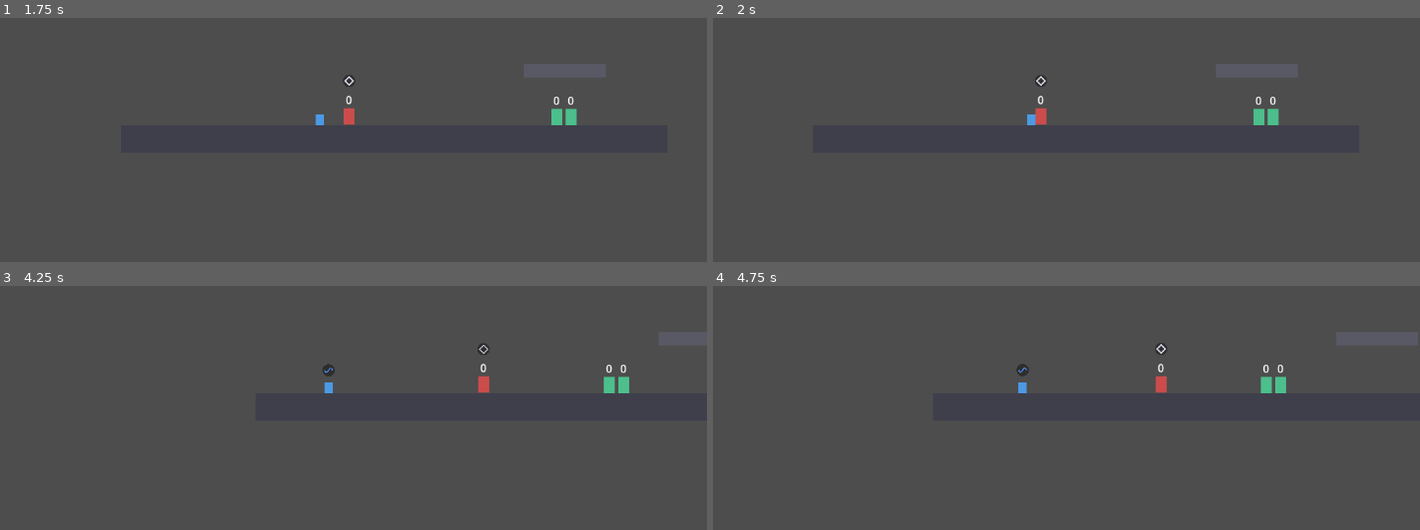
Above: before the commit, frames 1-4 (two rows, left to right).
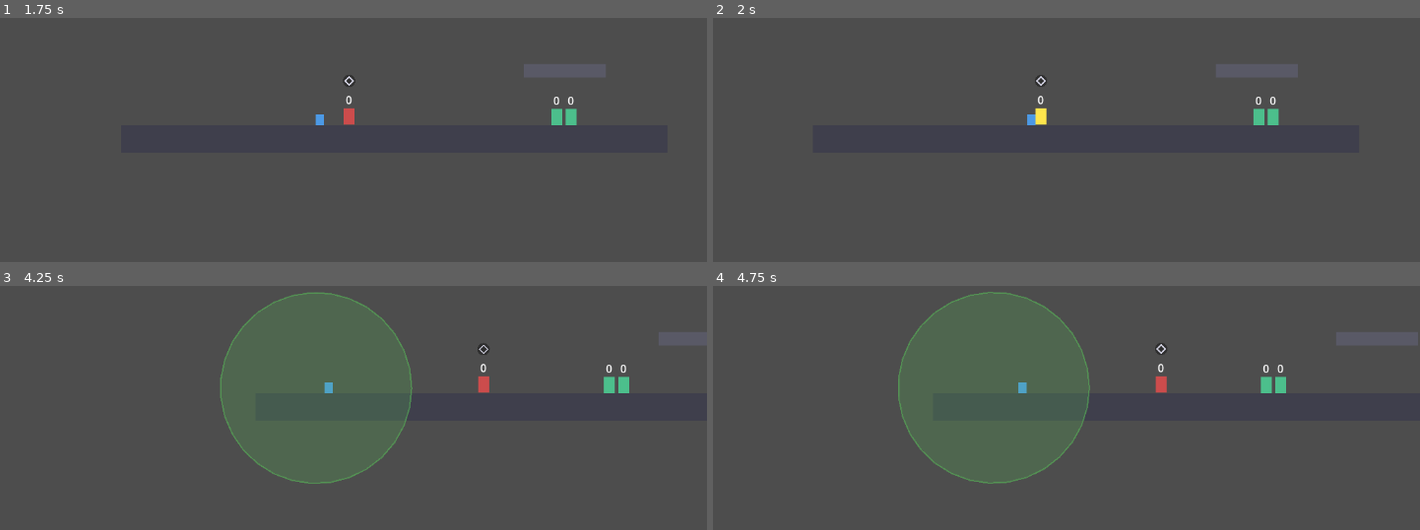
Above: after the commit, the same moments.

Repository: dry700/Elemental-Combat
Game: Godot game, scene res://scenes/world/test_arena.tscn
The game is run twice, just before and just after one commit, with the same random seed, the same clock (stepped at 60 frames per second) and the same inputs.
Inputs (mouse positions are in pixels of both pictures, inside the frame that each line leads up to):
- Up to frame 1 (1.75 s): move the mouse to (487, 98) at 0.52 s; hold D (move_right) from 0.53 s (still down); click (487, 98) at 0.6 s; tap Space (jump) at 0.77, 1.52 s; move the mouse to (155, 142) at 1.27 s; click (155, 142) at 1.35 s
- Up to frame 2 (2 s): keep holding D (move_right)
- Up to frame 3 (4.25 s): move the mouse to (388, 290) at 2.02 s; release D (move_right) at 2.03 s; hold A (move_left) 2.03-2.78 s; right-click (388, 290) at 2.1 s; click (388, 290) at 2.3 s; move the mouse to (275, 476) at 2.77 s; hold D (move_right) from 2.78 s (still down); tap Shift (dodge) at 2.85 s; tap Space (jump) at 3.02, 3.77 s; click (275, 476) at 3.05 s; move the mouse to (551, 454) at 3.52 s; click (551, 454) at 3.6 s; tap Q (skill_1) at 4.15 s
- Up to frame 4 (4.75 s): move the mouse to (790, 322) at 4.27 s; release D (move_right) at 4.28 s; hold A (move_left) from 4.28 s (still down); click (790, 322) at 4.35 s; tap Space (jump) at 4.52 s

Frame 1 is identical in both runs. In frame 2, 0.1% of the frame differs, in the area x 45-48%, y 36-44%; in frame 3, 17%, in the area x 31-59%, y 2-82%; in frame 4, 17%.

Commit message:
attack enemies ai

Diff:
--- /dev/null
+++ b/scenes/enemies/enemy_combat_ai.gd
@@ -0,0 +1,124 @@
+class_name EnemyCombatAI
+extends Node2D
+## Basic melee AI (Appendix A.6): aggro, chase-or-hold, telegraph, attack,
+## cooldown. Composed the same way ElementalCombatant is — TestDummy
+## (StaticBody2D) and PatrolDummy (CharacterBody2D) share no common
+## ancestor, so this can't be a base class either.
+##
+## The owner stays responsible for actual movement — this component only
+## decides WHETHER to chase (should_chase()) and drives its own Hitbox
+## for the attack itself, same split PatrolDummy already has between its
+## own patrol movement and ElementalCombatant's reaction state.
+##
+## Usage: create with .new(), set `stats` (and `can_chase` if the owner
+## can't move) BEFORE add_child() — read once in _ready() to size the
+## hitbox — then each physics frame call update(delta, player_pos) and
+## read should_chase() to decide whether to move toward the player.
+
+enum State { IDLE, CHASE, TELEGRAPH, ACTIVE, COOLDOWN }
+
+@export var stats: EnemyStats
+## False for enemies that can never move (TestDummy) — update() still
+## handles aggro/attack/cooldown identically either way; only
+## should_chase()'s true branch changes.
+@export var can_chase: bool = true
+
+## Fires the instant a telegraph starts — owner uses this for a colour
+## flash/tell. is_special distinguishes the Charge-1 vs Charge-2 wind-up.
+signal telegraph_started(is_special: bool)
+
+var _state: State = State.IDLE
+var _timer: float = 0.0
+var _cooldown_timer: float = 0.0
+var _attack_count: int = 0
+var _current_is_special: bool = false
+
+var _hitbox: Hitbox
+
+
+func _ready() -> void:
+	_hitbox = Hitbox.new()
+	_hitbox.monitoring = false
+	_hitbox.collision_layer = 0
+	_hitbox.collision_mask = 2  ## Hurtbox layer — same convention as the player's own Hitbox.
+	var shape := CollisionShape2D.new()
+	var circle := CircleShape2D.new()
+	circle.radius = (stats.attack_range if stats != null else 26.0) * 0.6
+	shape.shape = circle
+	_hitbox.add_child(shape)
+	add_child(_hitbox)
+	# owner can only be set once the node is actually IN the tree as a
+	# descendant of that owner — must come after add_child() above, not
+	# before. Hitbox's self-hit guard compares hurtbox.owner == owner
+	# (the Node.owner property, not get_parent()), and hit_data.source is
+	# set from this same .owner, so this is what makes the enemy's own
+	# Hurtbox correctly excluded AND makes ICD / bystander-exclusion /
+	# Vũ's attacker lookup all resolve correctly downstream, since they
+	# all key off hit_data.source.get("elemental").
+	_hitbox.owner = get_parent()
+
+
+func should_chase() -> bool:
+	return can_chase and _state == State.CHASE
+
+
+func is_engaged() -> bool:
+	return _state != State.IDLE
+
+
+## Call once per physics frame from the owner, passing the PLAYER's
+## global position.
+func update(delta: float, player_global_pos: Vector2) -> void:
+	if stats == null:
+		return
+
+	_cooldown_timer = maxf(_cooldown_timer - delta, 0.0)
+	var distance := global_position.distance_to(player_global_pos)
+
+	match _state:
+		State.IDLE:
+			if distance <= stats.aggro_range:
+				_state = State.CHASE
+		State.CHASE:
+			if distance > stats.aggro_range:
+				_state = State.IDLE
+			elif distance <= stats.attack_range:
+				if _cooldown_timer <= 0.0:
+					_start_telegraph()
+				else:
+					_state = State.COOLDOWN  ## In range, but still cooling down — hold, don't press in.
+		State.TELEGRAPH, State.ACTIVE:
+			_timer -= delta
+			if _state == State.TELEGRAPH and _timer <= 0.0:
+				_start_active_window()
+			elif _state == State.ACTIVE and _timer <= 0.0:
+				_end_attack()
+		State.COOLDOWN:
+			if distance > stats.aggro_range:
+				_state = State.IDLE
+			elif _cooldown_timer <= 0.0:
+				_state = State.CHASE
+
+
+func _start_telegraph() -> void:
+	_attack_count += 1
+	_current_is_special = (_attack_count % stats.special_attack_every) == 0
+	_state = State.TELEGRAPH
+	_timer = stats.special_telegraph_duration if _current_is_special else stats.telegraph_duration
+	telegraph_started.emit(_current_is_special)
+
+
+func _start_active_window() -> void:
+	_state = State.ACTIVE
+	_timer = stats.active_window
+	_hitbox.damage = stats.damage
+	_hitbox.knockback_strength = stats.knockback_strength
+	_hitbox.element = stats.element
+	_hitbox.charge = 2 if _current_is_special else 1
+	_hitbox.enable()
+
+
+func _end_attack() -> void:
+	_hitbox.disable()
+	_cooldown_timer = stats.attack_cooldown
+	_state = State.COOLDOWN
--- /dev/null
+++ b/scenes/enemies/enemy_stats.gd
@@ -0,0 +1,36 @@
+class_name EnemyStats
+extends Resource
+## Describes one enemy's basic combat AI (Appendix A.6). Mirrors
+## WeaponStats' role for the player: authored/tuned as .tres assets,
+## read by EnemyCombatAI rather than hardcoded per-enemy-script.
+##
+## A.6 draws exactly two tiers relevant here: "normal" (element = NONE,
+## pure combat-skill encounter) and "elemental spirit" (one innate
+## element, attacks apply that element to the player) — both are just
+## this same resource with element set or left at NONE, no separate
+## enemy class needed. Bosses (up to two elements, phase-based) are an
+## explicit Sprint 3 stretch goal per A.6 and aren't covered here.
+
+@export var aggro_range: float = 180.0   ## Player within this: enemy notices and engages.
+@export var attack_range: float = 26.0   ## Player within this (and aggroed): attacks instead of chasing.
+@export var chase_speed: float = 70.0    ## Ignored by stationary enemies (can_chase = false) — see EnemyCombatAI.
+
+@export var damage: float = 8.0
+@export var knockback_strength: float = 220.0
+@export var attack_cooldown: float = 1.2 ## Gap between one attack ending and the next telegraph starting.
+
+## A.6: "Basic enemy attacks apply Charge 1; special/telegraphed attacks
+## apply Charge 2 — mirrors the player weapon rules." Every attack here
+## already telegraphs (an instant hit isn't fair without player
+## counterplay) — "special" means a longer telegraph and the higher
+## Charge that comes with it.
+@export var element: StringName = Elements.NONE
+@export var telegraph_duration: float = 0.35        ## Basic attack — Charge 1.
+@export var special_telegraph_duration: float = 0.7 ## Special attack — Charge 2.
+@export var active_window: float = 0.15              ## How long the hitbox stays on after telegraph ends.
+
+## Every Nth attack (1-indexed) is a special instead of basic — a fixed
+## rhythm, not random chance, so a player fighting the same enemy
+## repeatedly can learn and react to it. A.6's "natural tutorial for one
+## reaction" only works if the telegraph is learnable, not a coin flip.
+@export var special_attack_every: int = 3
--- /dev/null
+++ b/scenes/enemies/kim_spirit_stats.tres
@@ -0,0 +1,15 @@
+[gd_resource type="Resource" script_class="EnemyStats" format=3 uid="uid://b8bhb0xhaxiha"]
+
+[ext_resource type="Script" uid="uid://dumwspw37ptk4" path="res://scenes/enemies/enemy_stats.gd" id="1"]
+
+[resource]
+script = ExtResource("1")
+aggro_range = 160.0
+attack_range = 30.0
+chase_speed = 0.0
+damage = 6.0
+knockback_strength = 180.0
+attack_cooldown = 1.4
+element = &"kim"
+telegraph_duration = 0.4
+special_telegraph_duration = 0.75
--- /dev/null
+++ b/scenes/enemies/neutral_brawler_stats.tres
@@ -0,0 +1,14 @@
+[gd_resource type="Resource" script_class="EnemyStats" format=3 uid="uid://d38c6srgn8rcd"]
+
+[ext_resource type="Script" uid="uid://dumwspw37ptk4" path="res://scenes/enemies/enemy_stats.gd" id="1"]
+
+[resource]
+script = ExtResource("1")
+aggro_range = 150.0
+attack_range = 22.0
+chase_speed = 90.0
+attack_cooldown = 1.1
+telegraph_duration = 0.3
+special_telegraph_duration = 0.6
+active_window = 0.14
+special_attack_every = 4
--- a/scenes/enemies/patrol_dummy.gd
+++ b/scenes/enemies/patrol_dummy.gd
@@ -1,31 +1,36 @@
 class_name PatrolDummy
 extends CharacterBody2D
-## A moving test target — same reaction handling as TestDummy (via the
-## shared ElementalCombatant component), plus actual movement, so
-## SlowEffect and DisableEffect have something real to slow or freeze
-## instead of only showing through a colour tint. Patrols back and forth
-## between two points around its spawn position; that's the entire "AI"
-## here — no chasing, no attacking the player yet.
+## Moving test target — same reaction handling as TestDummy, plus actual
+## movement, now doubling as a chasing melee enemy (A.6) when enemy_stats
+## is assigned. Patrols normally until the player enters aggro_range, at
+## which point combat_ai takes over movement entirely until the player
+## leaves range again.
 
 @export var patrol_speed: float = 60.0
-@export var patrol_distance: float = 120.0  ## Each direction, from spawn position.
+@export var patrol_distance: float = 120.0
 @export var flash_duration: float = 0.08
 @export var starting_element: StringName = Elements.NONE
 @export var starting_charge: int = 1
 @export var starting_armor: float = 10.0
+@export var enemy_stats: EnemyStats  ## A.6 — null keeps this a pure patrol-and-take-damage target, same as before.
 
 const SLOWED_TINT: Color = Color(0.55, 0.75, 1.0)
 const DISABLED_TINT: Color = Color(1.0, 0.55, 0.25)
+const TELEGRAPH_TINT: Color = Color(1.0, 0.9, 0.3)
+const SPECIAL_TELEGRAPH_TINT: Color = Color(1.0, 0.5, 0.9)
 
 @onready var hurtbox: Hurtbox = $Hurtbox
 @onready var visual: Polygon2D = $PlaceholderVisual
 @onready var damage_label: Label = $DamageLabel
 
 var elemental := ElementalCombatant.new()
+var combat_ai: EnemyCombatAI
 
 var _total_damage_taken: float = 0.0
 var _base_color: Color
 var _is_flashing: bool = false
+var _is_telegraphing: bool = false
+var _telegraph_is_special: bool = false
 var _spawn_x: float
 var _patrol_direction: int = 1
 
@@ -37,9 +42,17 @@
 
 	elemental.indicator_offset = Vector2(0, -52)
 	elemental.armor = starting_armor
+	elemental.innate_element = starting_element
 	add_child(elemental)
 	elemental.bonus_damage_dealt.connect(_on_bonus_damage_dealt)
 	elemental.apply_starting_status(starting_element, starting_charge)
+
+	if enemy_stats != null:
+		combat_ai = EnemyCombatAI.new()
+		combat_ai.stats = enemy_stats
+		combat_ai.can_chase = true
+		add_child(combat_ai)
+		combat_ai.telegraph_started.connect(_on_telegraph_started)
 
 
 func _physics_process(delta: float) -> void:
@@ -54,14 +67,36 @@
 		var gravity: float = ProjectSettings.get_setting("physics/2d/default_gravity")
 		velocity.y += gravity * delta
 
-	_process_patrol()
+	var player := get_tree().get_first_node_in_group("player") as Node2D
+	if combat_ai != null and player != null:
+		combat_ai.update(delta, player.global_position)
+
+	if combat_ai != null and combat_ai.is_engaged():
+		_process_combat_movement(player)
+	else:
+		_process_patrol()
+
 	move_and_slide()
+
+
+## Aggroed (chasing, telegraphing, or attacking) — overrides ordinary
+## patrol movement entirely, same override relationship
+## elemental.is_disabled() already has over patrol below.
+func _process_combat_movement(player: Node2D) -> void:
+	if elemental.is_disabled():
+		velocity.x = 0.0
+		return
+	if combat_ai.should_chase() and player != null:
+		var dir: float = sign(player.global_position.x - global_position.x)
+		velocity.x = dir * combat_ai.stats.chase_speed * elemental.get_speed_multiplier()
+	else:
+		velocity.x = 0.0  ## Telegraphing/attacking/in-range-on-cooldown — holds position.
 
 
 func _process_patrol() -> void:
 	if elemental.is_disabled():
-		velocity.x = 0.0  # Rooted/staggered/stunned — no movement at all,
-		return            # not even a slowed crawl.
+		velocity.x = 0.0
+		return
 
 	if global_position.x >= _spawn_x + patrol_distance:
 		_patrol_direction = -1
@@ -72,6 +107,8 @@
 
 
 func _resting_color() -> Color:
+	if _is_telegraphing:
+		return SPECIAL_TELEGRAPH_TINT if _telegraph_is_special else TELEGRAPH_TINT
 	if elemental.is_disabled():
 		return DISABLED_TINT
 	if elemental.is_slowed():
@@ -85,7 +122,6 @@
 	elemental.handle_hit(hit_data)
 
 
-## Wildfire's chain (A.7 Link) landed on this dummy.
 func _on_bonus_damage_dealt(amount: float) -> void:
 	_apply_damage(amount)
 
@@ -102,3 +138,11 @@
 	await get_tree().create_timer(flash_duration).timeout
 	_is_flashing = false
 	visual.color = _resting_color()
+
+
+func _on_telegraph_started(is_special: bool) -> void:
+	_is_telegraphing = true
+	_telegraph_is_special = is_special
+	var total := (combat_ai.stats.special_telegraph_duration if is_special else combat_ai.stats.telegraph_duration) + combat_ai.stats.active_window
+	await get_tree().create_timer(total).timeout
+	_is_telegraphing = false
--- a/scenes/enemies/patrol_dummy.tscn
+++ b/scenes/enemies/patrol_dummy.tscn
@@ -8,6 +8,12 @@
 
 [node name="PatrolDummy" type="CharacterBody2D" unique_id=928974705]
 script = ExtResource("1_patrol")
+patrol_speed = null
+patrol_distance = null
+flash_duration = null
+starting_element = null
+starting_charge = null
+starting_armor = null
 
 [node name="CollisionShape2D" type="CollisionShape2D" parent="." unique_id=1873276997]
 shape = SubResource("RectangleShape2D_patrol")
--- a/scenes/enemies/test_dummy.gd
+++ b/scenes/enemies/test_dummy.gd
@@ -1,35 +1,36 @@
 class_name TestDummy
 extends StaticBody2D
-## Sprint 2 elemental reaction test target. Static (StaticBody2D), so
-## SlowEffect/DisableEffect only ever show as a colour tint here, not
-## actual movement — see PatrolDummy for a moving target that shows both
-## for real. All reaction logic now lives in ElementalCombatant (composed,
-## not inherited — StaticBody2D and CharacterBody2D don't share a useful
-## common ancestor); this script is just visuals + raw damage bookkeeping.
+## Sprint 2 elemental reaction test target, now doubling as a stationary
+## "turret" enemy (A.6) when enemy_stats is assigned. Static (StaticBody2D),
+## so it can never chase — combat_ai.can_chase is forced false and it
+## simply attacks whenever the player wanders into attack_range.
 
 @export var flash_duration: float = 0.08
 @export var starting_element: StringName = Elements.KIM
 @export var starting_charge: int = 1
 @export var starting_armor: float = 10.0
+@export var enemy_stats: EnemyStats  ## A.6 — null keeps this a pure punching bag with zero AI, same as before.
 
-## Pale blue while SlowEffect is active — TestDummy is a StaticBody2D and
-## never moves, so this tint is the only visible confirmation a slow
-## (Condensation, Silt) actually landed.
 const SLOWED_TINT: Color = Color(0.55, 0.75, 1.0)
-## Orange while DisableEffect (stagger/stun/root) is active. Takes priority
-## over the slow tint if both happen to be active — "can't act" reads as
-## the more severe state.
 const DISABLED_TINT: Color = Color(1.0, 0.55, 0.25)
+## Telegraph tints take priority over slow/disabled — a wind-up about to
+## land is the most actionable thing on screen right now (A.6's "natural
+## tutorial" framing only works if the tell is legible).
+const TELEGRAPH_TINT: Color = Color(1.0, 0.9, 0.3)
+const SPECIAL_TELEGRAPH_TINT: Color = Color(1.0, 0.5, 0.9)
 
 @onready var hurtbox: Hurtbox = $Hurtbox
 @onready var visual: Polygon2D = $PlaceholderVisual
 @onready var damage_label: Label = $DamageLabel
 
 var elemental := ElementalCombatant.new()
+var combat_ai: EnemyCombatAI
 
 var _total_damage_taken: float = 0.0
 var _base_color: Color
 var _is_flashing: bool = false
+var _is_telegraphing: bool = false
+var _telegraph_is_special: bool = false
 
 
 func _ready() -> void:
@@ -38,21 +39,36 @@
 
 	elemental.indicator_offset = Vector2(0, -52)  ## Above the DamageLabel (-36..-16).
 	elemental.armor = starting_armor
+	elemental.innate_element = starting_element  ## A.6 spirit re-tag — see ElementalCombatant.tick().
 	add_child(elemental)
 	elemental.bonus_damage_dealt.connect(_on_bonus_damage_dealt)
 	elemental.apply_starting_status(starting_element, starting_charge)
 
+	if enemy_stats != null:
+		combat_ai = EnemyCombatAI.new()
+		combat_ai.stats = enemy_stats
+		combat_ai.can_chase = false  ## StaticBody2D — attacks in place, never moves.
+		add_child(combat_ai)
+		combat_ai.telegraph_started.connect(_on_telegraph_started)
 
-func _physics_process(_delta: float) -> void:
-	var dot_damage := elemental.tick(_delta)
+
+func _physics_process(delta: float) -> void:
+	var dot_damage := elemental.tick(delta)
 	if dot_damage > 0.0:
 		_apply_damage(dot_damage)
+
+	if combat_ai != null:
+		var player := get_tree().get_first_node_in_group("player") as Node2D
+		if player != null:
+			combat_ai.update(delta, player.global_position)
 
 	if not _is_flashing:
 		visual.color = _resting_color()
 
 
 func _resting_color() -> Color:
+	if _is_telegraphing:
+		return SPECIAL_TELEGRAPH_TINT if _telegraph_is_special else TELEGRAPH_TINT
 	if elemental.is_disabled():
 		return DISABLED_TINT
 	if elemental.is_slowed():
@@ -83,3 +99,14 @@
 	await get_tree().create_timer(flash_duration).timeout
 	_is_flashing = false
 	visual.color = _resting_color()
+
+
+## No separate "attack ended" signal exists on EnemyCombatAI — this timer
+## is sized to exactly the telegraph + active window it just started,
+## same await-timer approach _flash() already uses above.
+func _on_telegraph_started(is_special: bool) -> void:
+	_is_telegraphing = true
+	_telegraph_is_special = is_special
+	var total := (combat_ai.stats.special_telegraph_duration if is_special else combat_ai.stats.telegraph_duration) + combat_ai.stats.active_window
+	await get_tree().create_timer(total).timeout
+	_is_telegraphing = false
--- a/scenes/player/player.gd
+++ b/scenes/player/player.gd
@@ -393,6 +393,7 @@
 
 
 func _on_hurtbox_hit(hit_data: HitData) -> void:
+	current_health = maxf(current_health - hit_data.damage, 0.0)
 	velocity += hit_data.knockback
 	HitStop.freeze(0.05)
 	elemental.handle_hit(hit_data)
--- a/scenes/world/test_arena.tscn
+++ b/scenes/world/test_arena.tscn
@@ -4,9 +4,11 @@
 [ext_resource type="PackedScene" path="res://scenes/enemies/test_dummy.tscn" id="2_dummy"]
 [ext_resource type="Resource" path="res://scripts/resources/weapons/training_spear.tres" id="3_4vrqs"]
 [ext_resource type="Resource" uid="uid://jj5lubul6ds" path="res://scripts/resources/weapons/training_dagger.tres" id="3_vpfk0"]
+[ext_resource type="Resource" path="res://scripts/resources/skills/overgrowth_snare.tres" id="4_u8yuk"]
 [ext_resource type="PackedScene" uid="uid://btt5dbn4i3e7r" path="res://scenes/enemies/patrol_dummy.tscn" id="5_vpfk0"]
-[ext_resource type="Resource" path="res://scripts/resources/skills/ignite_dart.tres" id="6_skill1"]
-[ext_resource type="Resource" path="res://scripts/resources/skills/cleansing_tide.tres" id="7_skill2"]
+[ext_resource type="Resource" uid="uid://ck7psobfj0h6l" path="res://scripts/resources/skills/ignite_dart.tres" id="6_skill1"]
+[ext_resource type="Resource" uid="uid://b8bhb0xhaxiha" path="res://scenes/enemies/kim_spirit_stats.tres" id="8_enemystats1"]
+[ext_resource type="Resource" uid="uid://d38c6srgn8rcd" path="res://scenes/enemies/neutral_brawler_stats.tres" id="9_enemystats2"]
 
 [sub_resource type="RectangleShape2D" id="RectangleShape2D_ground"]
 size = Vector2(800, 40)
@@ -45,14 +47,29 @@
 collision_mask = 5
 weapon = ExtResource("3_vpfk0")
 secondary_weapon = ExtResource("3_4vrqs")
-skill_1 = ExtResource("7_skill2")
+skill_1 = ExtResource("4_u8yuk")
 skill_2 = ExtResource("6_skill1")
 
 [node name="TestDummy" parent="." unique_id=731283486 instance=ExtResource("2_dummy")]
 position = Vector2(-66, 187)
+enemy_stats = ExtResource("8_enemystats1")
 
 [node name="PatrolDummy" parent="." unique_id=674837910 instance=ExtResource("5_vpfk0")]
 position = Vector2(154, 186)
+patrol_speed = 60.0
+patrol_distance = 120.0
+flash_duration = 0.08
+starting_element = &"none"
+starting_charge = 1
+starting_armor = 10.0
+enemy_stats = ExtResource("9_enemystats2")
 
 [node name="PatrolDummy2" parent="." unique_id=928974705 instance=ExtResource("5_vpfk0")]
 position = Vector2(133, 186)
+patrol_speed = 60.0
+patrol_distance = 120.0
+flash_duration = 0.08
+starting_element = &"none"
+starting_charge = 1
+starting_armor = 10.0
+enemy_stats = ExtResource("9_enemystats2")
--- a/scripts/reactions/ElementalCombatant.gd
+++ b/scripts/reactions/ElementalCombatant.gd
@@ -57,6 +57,18 @@
 ## nothing else in the class depends on it existing.
 @export var show_debug_readout: bool = true
 
+## A.6: elemental spirits carry one element as an innate, self-sustaining
+## trait, not just a one-off status pickup. Whenever their status is
+## empty (natural decay, OR a player successfully Khắc'd it away), this
+## re-tags them after a short delay rather than leaving them permanently
+## blank. That delay IS the "vulnerable window" A.6 implies by calling
+## Khắc "a natural tutorial for one reaction" — a real, visible beat
+## where the reaction just worked, before the creature re-arms itself.
+@export var innate_element: StringName = Elements.NONE
+@export var innate_charge: int = 1
+const INNATE_RECHARGE_DELAY: float = 1.5
+var _innate_recharge_timer: float = 0.0
+
 ## A.7 Link footprint: not physical geometry, just a group membership
 ## used as a status tag. Overgrowth adds a combatant to this group;
 ## Wildfire radius-queries it to chain outward and clear the tag. Fixed
@@ -123,6 +135,13 @@
 	var dot_damage := dot_effect.tick(delta)
 	if show_debug_readout:
 		_update_debug_readout()
+	if innate_element != Elements.NONE:
+		if status.has_status():
+			_innate_recharge_timer = INNATE_RECHARGE_DELAY
+		else:
+			_innate_recharge_timer -= delta
+			if _innate_recharge_timer <= 0.0:
+				status.apply(innate_element, innate_charge)
 	return dot_damage
 
 
--- a/scripts/resources/skills/cleansing_tide.tres
+++ b/scripts/resources/skills/cleansing_tide.tres
@@ -1,7 +1,6 @@
-[gd_resource type="Resource" script_class="SkillData" format=3]
+[gd_resource type="Resource" script_class="SkillData" format=3 uid="uid://cwh5qrh6lyskl"]
 
 [ext_resource type="Script" uid="uid://bmna2stcijh8k" path="res://scripts/resources/skills/skill_data.gd" id="1"]
-
 
 [resource]
 script = ExtResource("1")
--- a/scripts/resources/skills/ignite_dart.tres
+++ b/scripts/resources/skills/ignite_dart.tres
@@ -1,7 +1,6 @@
-[gd_resource type="Resource" script_class="SkillData" format=3]
+[gd_resource type="Resource" script_class="SkillData" format=3 uid="uid://ck7psobfj0h6l"]
 
 [ext_resource type="Script" uid="uid://bmna2stcijh8k" path="res://scripts/resources/skills/skill_data.gd" id="1"]
-
 
 [resource]
 script = ExtResource("1")
@@ -9,4 +8,3 @@
 element = &"hoa"
 function = 2
 cooldown = 8.0
-cast_range = 220.0
--- a/scripts/resources/skills/overgrowth_snare.tres
+++ b/scripts/resources/skills/overgrowth_snare.tres
@@ -1,6 +1,6 @@
 [gd_resource type="Resource" script_class="SkillData" format=3]
 
-[ext_resource type="Script" path="res://scripts/resources/skill_data.gd" id="1"]
+[ext_resource type="Script" path="res://scripts/resources/skills/skill_data.gd" id="1"]
 
 [resource]
 script = ExtResource("1")
--- a/scripts/resources/skills/rending_edge.tres
+++ b/scripts/resources/skills/rending_edge.tres
@@ -1,6 +1,6 @@
 [gd_resource type="Resource" script_class="SkillData" format=3]
 
-[ext_resource type="Script" path="res://scripts/resources/skill_data.gd" id="1"]
+[ext_resource type="Script" path="res://scripts/resources/skills/skill_data.gd" id="1"]
 
 [resource]
 script = ExtResource("1")
--- a/scripts/resources/skills/stoneguard.tres
+++ b/scripts/resources/skills/stoneguard.tres
@@ -1,6 +1,6 @@
 [gd_resource type="Resource" script_class="SkillData" format=3]
 
-[ext_resource type="Script" path="res://scripts/resources/skill_data.gd" id="1"]
+[ext_resource type="Script" path="res://scripts/resources/skills/skill_data.gd" id="1"]
 
 [resource]
 script = ExtResource("1")
Not shown, added: scenes/enemies/enemy_combat_ai.gd.uid
Not shown, added: scenes/enemies/enemy_stats.gd.uid
